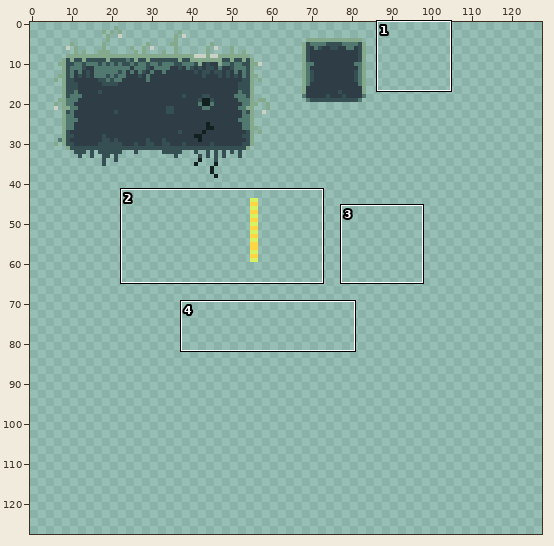
Pixel-art file -- Assets/Tilesets/Main Tileset/tileset.aseprite. The picture above shows the old version from afar; the outline marks the close-up.
Close-up. The starting point:
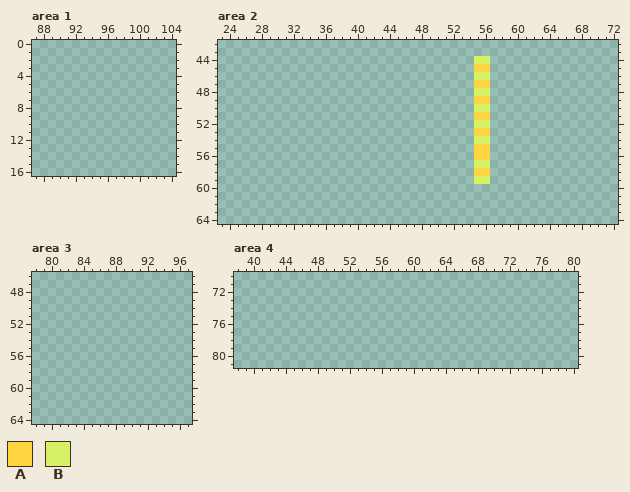
128x128 pixels, 1 frame. Colours within 5 levels of each other are drawn and written as one. Shown: area 1: x 87..104, y 0..16; area 2: x 23..72, y 42..64; area 3: x 78..97, y 46..64; area 4: x 38..80, y 70..81. The commit also changed other parts of the picture, which this record leaves out.
Palette (. is transparent): A #ffd541  B #d6f264
Pixels before, area 2, first column x 55:
44 BB
45 AA
46 BB
47 AA
48 BB
49 AA
50 BB
51 AA
52 BB
53 AA
54 BB
55 AA
56 AA
57 BB
58 AA
59 BB
Now the later version:
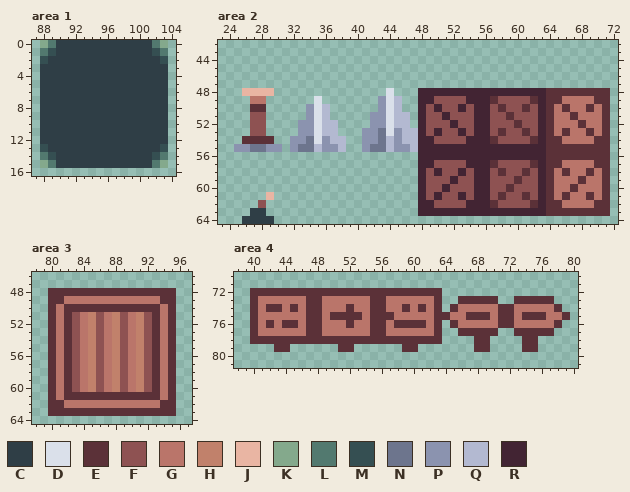
Colours new in this view: C #2f3e46  D #dae0ea  E #5b3138  F #8e5252  G #ba756a  H #c1816b  J #e9b5a3  K #84a98c  L #52796f  M #354f52  N #6d758d  P #8b93af  Q #b3b9d1  R #422433
Diff:
layer "corners" added
layer "signs" added
layer "boxes" added
layer "candle thing" added
layer "bomb" added
layer "spikes" added
layer "tileset 1" removed
Area 1, layer "corners":
y 0: x 88..103 ................ -> KLCCCCCCCCCCCCLK
y 1: x 88..103 ................ -> LMCCCCCCCCCCCCML
y 2: x 88..103 ................ -> MCCCCCCCCCCCCCCM
y 3..12: x 88..103 ................ -> CCCCCCCCCCCCCCCC
y 13: x 88..103 ................ -> MCCCCCCCCCCCCCCM
y 14: x 88..103 ................ -> LMCCCCCCCCCCCCML
y 15: x 88..103 ................ -> KLCCCCCCCCCCCCLK
Area 2:
y 44: x 55..56 BB -> ..
y 45: x 55..56 AA -> ..
y 46: x 55..56 BB -> ..
y 47: x 55..56 AA -> ..
y 48: x 26..29 .... -> JJJJ; x 44 . -> D; x 48..71 .......BB............... -> RRRRRRRRRRRRRRRREEEEEEEE
y 49: x 27..28 .. -> GG; x 35 . -> D; x 43..45 ... -> PDQ; x 48..71 .......AA............... -> RRFFFFRRREFFFFEREEGGGGEE
y 50: x 27..28 .. -> EE; x 34..36 ... -> PDQ; x 43..45 ... -> PDQ; x 48..71 .......BB............... -> RFRFFRFRRFEFFEFREGEGGEGE
y 51: x 27..28 .. -> FF; x 34..36 ... -> PDQ; x 42..46 ..... -> PPDQQ; x 48..71 .......AA............... -> RFFRFFFRRFFEFFFREGGEGGGE
y 52: x 27..28 .. -> FF; x 33..37 ..... -> PPDQQ; x 42..46 ..... -> PPDQQ; x 48..71 .......BB............... -> RFFFRFFRRFFFEFFREGGGEGGE
y 53: x 27..28 .. -> FF; x 33..37 ..... -> PPDQQ; x 41..71 ..............AA............... -> PPNDPQQRFRFFRFRRFEFFEFREGEGGEGE
y 54: x 26..29 .... -> EEEE; x 32..38 ....... -> PPNDPQQ; x 41..71 ..............BB............... -> PPNQPQQRRFFFFRRREFFFFEREEGGGGEE
y 55: x 25..30 ...... -> PPNNPP; x 32..38 ....... -> PNNQPPQ; x 41..71 ..............AA............... -> PNNQPPQRRRRRRRRRRRRRRRREEEEEEEE
y 56: x 48..71 .......AA............... -> RRRRRRRRRRRRRRRREEEEEEEE
y 57: x 48..71 .......BB............... -> RRFFFFRRREFFFFEREEGGGGEE
y 58: x 48..71 .......AA............... -> RFRFFRFRRFEFFEFREGEGGEGE
y 59: x 48..71 .......BB............... -> RFFFRFFRRFFFEFFREGGGEGGE
y 60: x 48..71 ........................ -> RFFRFFFRRFFEFFFREGGEGGGE
y 61: x 29 . -> J; x 48..71 ........................ -> RFRFFRFRRFEFFEFREGEGGEGE
y 62: x 28 . -> F; x 48..71 ........................ -> RRFFFFRRREFFFFEREEGGGGEE
y 63: x 27..28 .. -> CC; x 48..71 ........................ -> RRRRRRRRRRRRRRRREEEEEEEE
y 64: x 26..29 .... -> CCCC
Area 3, layer "boxes":
y 48: x 80..95 ................ -> EEEEEEEEEEEEEEEE
y 49: x 80..95 ................ -> EEGGGGGGGGGGGGEE
y 50: x 80..95 ................ -> EGEEEEEEEEEEEEGE
y 51..60: x 80..95 ................ -> EGEFGHFGHFGHFEGE
y 61: x 80..95 ................ -> EGEEEEEEEEEEEEGE
y 62: x 80..95 ................ -> EEGGGGGGGGGGGGEE
y 63: x 80..95 ................ -> EEEEEEEEEEEEEEEE
Area 4, layer "signs":
y 72: x 40..63 ........................ -> EEEEEEEEEEEEEEEEEEEEEEEE
y 73: x 40..63 ........................ -> EGGGGGGEEGGGGGGEEGGGGGGE; x 66..70 ..... -> EEEEE; x 73..77 ..... -> EEEEE
y 74: x 40..63 ........................ -> EGEEGEGEEGGGEGGEEGGEGEGE; x 65..78 .............. -> EGGGGGEEGGGGGE
y 75: x 40..79 ........................................ -> EGGGGGGEEGEEEEGEEEGGGGGEEGGEEEGEEGEEEGGE
y 76: x 40..63 ........................ -> EGEGEEGEEGGGEGGEEGEEEEGE; x 65..78 .............. -> EGGGGGEEGGGGGE
y 77: x 40..63 ........................ -> EGGGGGGEEGGGGGGEEGGGGGGE; x 66..70 ..... -> EEEEE; x 73..77 ..... -> EEEEE
y 78: x 40..63 ........................ -> EEEEEEEEEEEEEEEEEEEEEEEE; x 68..69 .. -> EE; x 74..75 .. -> EE
y 79: x 43..44 .. -> EE; x 51..52 .. -> EE; x 59..60 .. -> EE; x 68..69 .. -> EE; x 74..75 .. -> EE
